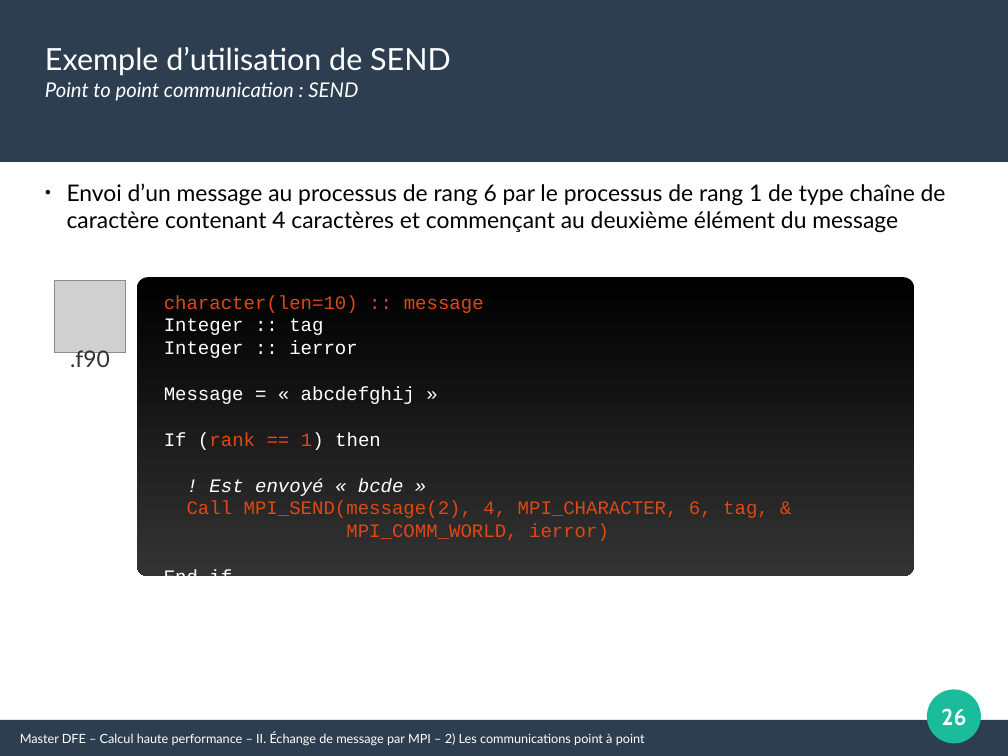
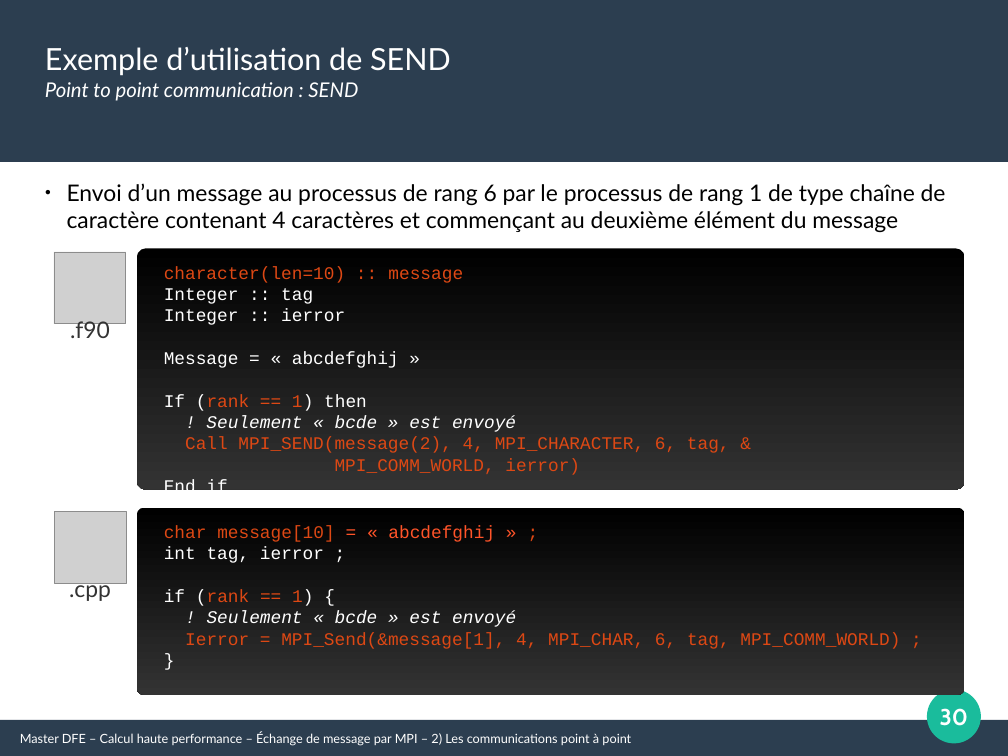
Before and after one commit to Maison-de-la-Simulation/HPC-DFE-Paris-Saclay, a slide deck: slide 30 of support/MPI.odp (slide 26 before the commit). Drawn at 1008x756 pixels with LibreOffice and Linux fonts; fonts in the diff are those of the drawing; grey boxes stand for pictures. Boxes give left, top, right and bottom in pixels: in the first picture for what was removed or moved away, otherwise in the second. Text is boxed around its words. In the diff, an @@ line names an element or a change of style, - is before the commit and + after.

```diff
--- a/support/MPI.odp
+++ b/support/MPI.odp
@@ picture: place and size @@
-picture at <box>54,281,126,353</box>
+picture at <box>54,252,126,325</box>
@@ rounded rectangle: place and size @@
-rounded rectangle at <box>137,277,915,576</box>
+rounded rectangle at <box>137,249,966,490</box>
@@ text "character(len=10) :: message": place and size @@
-text "character(len=10) :: message" at <box>164,295,769,576</box>
+text "character(len=10) :: message" at <box>164,266,730,490</box>
@@ text at <box>164,266,730,490</box>: size 15 to 14 pt in "character(len=10) :: message", "Integer :: tag", "Integer :: ierror", "Message = « abcdefghij »" and 4 more places @@
@@ text ".f90": place and size @@
-text ".f90" at <box>70,347,110,367</box>
+text ".f90" at <box>70,318,110,338</box>
@@ text at <box>206,416,516,432</box>: text changed; size 15 to 14 pt @@
-! Est envoyé « bcde »
+! Seulement « bcde » est envoyé
@@ rounded rectangle added at <box>137,508,965,695</box>, fill gradient #000000 to #333333 @@
@@ picture added at <box>54,511,126,584</box> @@
@@ text added at <box>164,526,900,649</box>, 14 pt, text #DD4814 @@
+char message[10] = « abcdefghij » ;
+int tag, ierror ;
+if (rank == 1) {
+! Seulement « bcde » est envoyé
+Ierror = MPI_Send(&message[1], 4, MPI_CHAR, 6, tag, MPI_COMM_WORLD) ;
+}
@@ text added at <box>69,583,111,602</box>, 18 pt, text #333333 @@
+.cpp
@@ page number at <box>940,708,968,726</box>: text changed @@
-26
+30
@@ text at <box>20,732,631,746</box>: text changed @@
-Master DFE – Calcul haute performance – II. Échange de message par MPI – 2) Les communications point à point
+Master DFE – Calcul haute performance – Échange de message par MPI – 2) Les communications point à point
```
Also in this commit, not shown: 28 other slides changed, 7 slides added, 1 slide removed, 2 other files.
